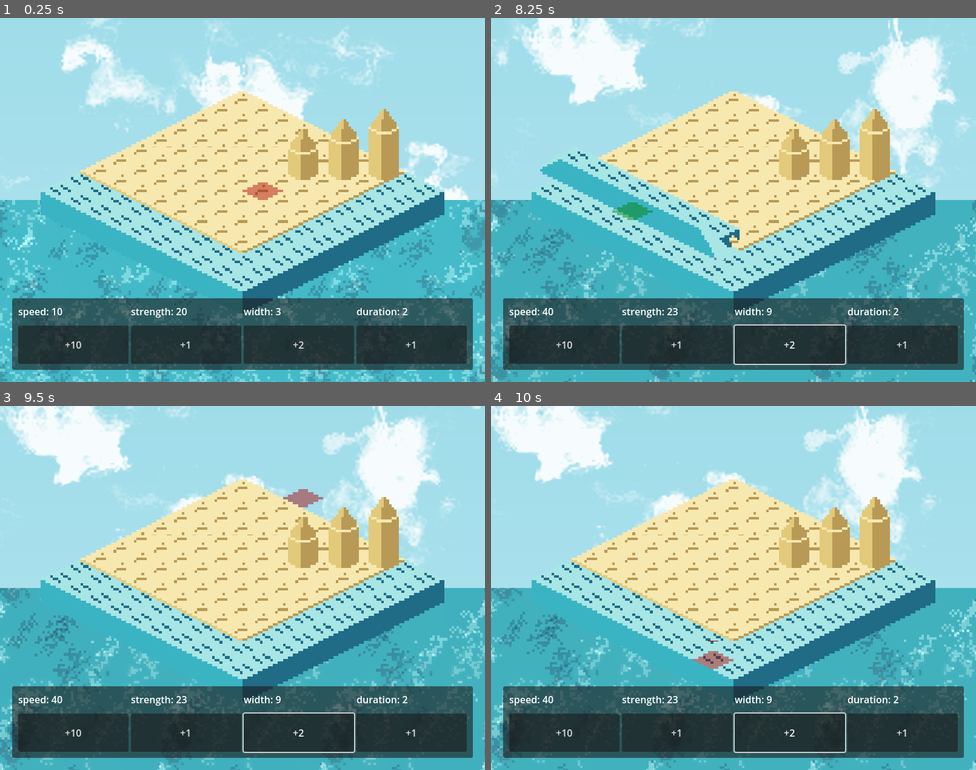
Above: before the commit, frames 1-4 (two rows, left to right).
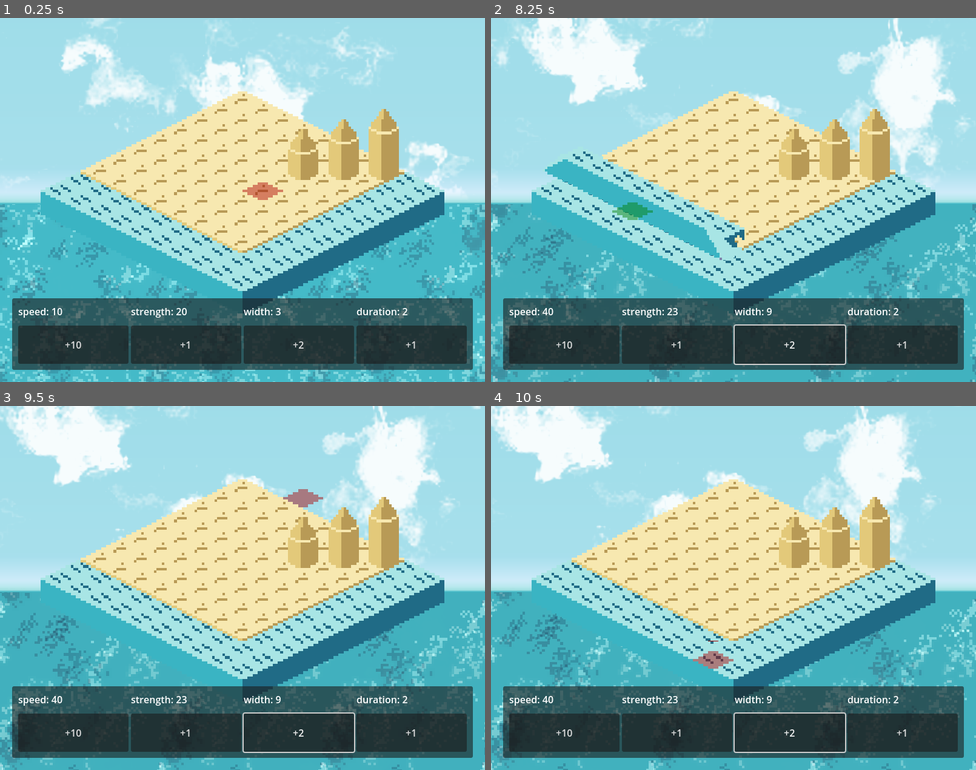
Above: after the commit, the same moments.

Repository: macmist/game-off-2025-waves
Game: Godot game, scene res://scene.tscn
The game is run twice, just before and just after one commit, with the same random seed, the same clock (stepped at 60 frames per second) and the same inputs.
Inputs (mouse positions are in pixels of both pictures, inside the frame that each line leads up to):
- Up to frame 1 (0.25 s): no input
- Up to frame 2 (8.25 s): click "+10" at 0.5 s; click "+1" at 1.25 s; click "+2" at 2 s; click "+10" at 2.75 s; click "+1" at 3.5 s; click "+2" at 4.25 s; click "+10" at 5 s; click "+1" at 5.75 s; click "+2" at 6.5 s; move the mouse to (840, 181) at 7.27 s; click (840, 181) at 7.42 s; move the mouse to (636, 218) at 8.02 s; click (636, 218) at 8.17 s
- Up to frame 3 (9.5 s): move the mouse to (291, 507) at 8.77 s; click (291, 507) at 8.92 s
- Up to frame 4 (10 s): move the mouse to (709, 660) at 9.52 s; click (709, 660) at 9.67 s

The runs differ from the first frame. In frame 1, 0.7% of the frame differs, in the area x 0-100%, y 34-59%; in frame 2, 2.2%, in the area x 0-100%, y 34-67%; in frame 3, 0.8%; in frame 4, 0.8%.

Commit message:
feat: fixed y ordering + added horizon line

Diff:
--- a/components/towers/tower.gd
+++ b/components/towers/tower.gd
@@ -44,10 +44,10 @@
 	if collisions.size() > 0:
 		var col = collisions[0];
 		var shape = RectangleShape2D.new()
-		shape.size.x = 10
-		shape.size.y = tile_size.y / 2 * (size + 1)
+		shape.size.x = 8
+		shape.size.y = 4
 		col.shape = shape
-		col.position.y = - col.shape.size.y / 2 + tile_size.y
+		col.position.y = 4
 		col.position.x = 0
 		print(col.shape)
 
--- a/components/towers/tower.tscn
+++ b/components/towers/tower.tscn
@@ -7,7 +7,7 @@
 [sub_resource type="RectangleShape2D" id="RectangleShape2D_yfuoc"]
 
 [node name="Tower" type="RigidBody2D"]
-z_index = 2
+z_index = 1
 y_sort_enabled = true
 mass = 0.001
 gravity_scale = 0.0
@@ -18,6 +18,8 @@
 tower_middle = ExtResource("3_7a5un")
 
 [node name="Layers" type="Node2D" parent="."]
+z_index = 1
+z_as_relative = false
 
 [node name="CollisionShape2D" type="CollisionShape2D" parent="."]
 shape = SubResource("RectangleShape2D_yfuoc")
--- a/components/towers/tower_middle.tscn
+++ b/components/towers/tower_middle.tscn
@@ -3,6 +3,9 @@
 [ext_resource type="Texture2D" uid="uid://suk08b7n40vh" path="res://isometrictiles.png" id="1_1kfe4"]
 
 [node name="TowerMiddle" type="Node2D"]
+z_index = 1
+z_as_relative = false
+y_sort_enabled = true
 
 [node name="Sprite2D" type="Sprite2D" parent="."]
 texture_filter = 1
--- a/components/towers/tower_top.tscn
+++ b/components/towers/tower_top.tscn
@@ -3,6 +3,9 @@
 [ext_resource type="Texture2D" uid="uid://suk08b7n40vh" path="res://isometrictiles.png" id="1_yd7hb"]
 
 [node name="TowerTop" type="Node2D"]
+z_index = 1
+z_as_relative = false
+y_sort_enabled = true
 
 [node name="Sprite2D" type="Sprite2D" parent="."]
 texture_filter = 1
--- a/components/waves/Wave.tscn
+++ b/components/waves/Wave.tscn
@@ -4,6 +4,7 @@
 
 [node name="Wave" type="Node2D"]
 z_index = 1
+z_as_relative = false
 y_sort_enabled = true
 position = Vector2(267, 224)
 script = ExtResource("1_qw8cp")
--- a/components/waves/wave_end_NE.tscn
+++ b/components/waves/wave_end_NE.tscn
@@ -19,5 +19,8 @@
 frame = 7
 
 [node name="CollisionPolygon2D" type="CollisionPolygon2D" parent="."]
-position = Vector2(0, 1)
-polygon = PackedVector2Array(0, 6, -6, 3, -6, -5, 0, -8)
+z_index = 1
+z_as_relative = false
+y_sort_enabled = true
+position = Vector2(0, 10)
+polygon = PackedVector2Array(6, -5, 0, -3, -6, -5, 0, -8)
--- a/components/waves/wave_end_NW.tscn
+++ b/components/waves/wave_end_NW.tscn
@@ -19,4 +19,8 @@
 frame = 10
 
 [node name="CollisionPolygon2D" type="CollisionPolygon2D" parent="."]
-polygon = PackedVector2Array(0, 7, 7, 4, 7, -4, 0, -7)
+z_index = 1
+z_as_relative = false
+y_sort_enabled = true
+position = Vector2(0, 9)
+polygon = PackedVector2Array(-6, -4, 0, -2, 6, -4, 0, -7)
--- a/components/waves/wave_generator.gd
+++ b/components/waves/wave_generator.gd
@@ -15,6 +15,7 @@
 @export var offset: Vector2 = Vector2(0, 0)
 @export var collision_width: float = 16.0 # tweakable collision thickness
 @export var base_wave: PackedScene
+@onready var level_generator: TileMapLayer = $"../LevelGenerator"
 
 var wave_size: int = 1
 
@@ -61,7 +62,7 @@
 	wave.distance = Game.duration.current
 	wave.speed = Game.speed.current
 
-	get_tree().root.add_child(wave)
+	level_generator.add_child(wave) # we instantiate everything on the level generator to be able to properly order by y index
 
 
 func _on_button_pressed() -> void:
--- a/components/waves/wave_middle.tscn
+++ b/components/waves/wave_middle.tscn
@@ -19,5 +19,6 @@
 frame = 4
 
 [node name="CollisionPolygon2D" type="CollisionPolygon2D" parent="."]
-position = Vector2(0, 4)
-polygon = PackedVector2Array(0, 3, 7, 0, 7, -8, 0, -11, -7, -8, -7, 0)
+z_index = 1
+position = Vector2(0, 13)
+polygon = PackedVector2Array(-6, -8, 0, -6, 6, -8, 0, -11)
--- a/components/waves/wave_part.tscn
+++ b/components/waves/wave_part.tscn
@@ -3,6 +3,9 @@
 [ext_resource type="Script" path="res://components/waves/wave_part.gd" id="1_aqe8p"]
 
 [node name="WavePart" type="RigidBody2D"]
+z_index = 1
+z_as_relative = false
+y_sort_enabled = true
 collision_layer = 2
 freeze = true
 freeze_mode = 1
--- a/components/waves/wave_start_NE.tscn
+++ b/components/waves/wave_start_NE.tscn
@@ -19,4 +19,8 @@
 frame = 8
 
 [node name="CollisionPolygon2D" type="CollisionPolygon2D" parent="."]
-polygon = PackedVector2Array(0, -1, 0, 7, -4, 5, -6, 4)
+z_index = 1
+z_as_relative = false
+y_sort_enabled = true
+position = Vector2(0, 13)
+polygon = PackedVector2Array(-6, -8, 0, -6, 6, -8, 0, -11)
--- a/components/waves/wave_start_NW.tscn
+++ b/components/waves/wave_start_NW.tscn
@@ -19,4 +19,8 @@
 frame = 9
 
 [node name="CollisionPolygon2D" type="CollisionPolygon2D" parent="."]
-polygon = PackedVector2Array(0, 7, 6, 4, 0, -1)
+z_index = 1
+z_as_relative = false
+y_sort_enabled = true
+position = Vector2(0, 13)
+polygon = PackedVector2Array(-6, -8, 0, -6, 6, -8, 0, -11)
--- a/level_generator.gd
+++ b/level_generator.gd
@@ -4,6 +4,7 @@
 @export var size: int = 15
 @onready var camera: Camera2D = $Camera
 @export var ocean_sprite: Sprite2D
+@export var horizon: Sprite2D
 
 var water_atlas = Vector2(0, 1)
 var land_atlas = Vector2(0, 0)
@@ -63,6 +64,7 @@
 	add_child(tower)
 
 
+
 func _ready() -> void:
 	var data = read_level("res://levels/level_0.txt")
 	generate_floor(data)
@@ -78,6 +80,7 @@
 	var center_h = Vector2(width / 2, height / 2)
 	var h = to_global(map_to_local(center_h))
 	ocean_sprite.global_position.y = h.y
+	horizon.global_position.y = h.y - horizon.transform.get_scale().y / 3
 
 func center_and_zoom(dict: Dictionary):
 	if !dict.has("width") || !dict.has("height") || !dict.has("tiles"):
--- a/level_generator.tscn
+++ b/level_generator.tscn
@@ -4,6 +4,7 @@
 [ext_resource type="Script" path="res://level_generator.gd" id="1_vbcl3"]
 
 [node name="LevelGenerator" type="TileMapLayer"]
+y_sort_enabled = true
 texture_filter = 1
 tile_set = ExtResource("1_t1fwp")
 script = ExtResource("1_vbcl3")
--- a/marker.gd
+++ b/marker.gd
@@ -19,7 +19,7 @@
 func _input(event: InputEvent) -> void:
 	if event is InputEventMouseButton and event.is_pressed() and event.button_index == MOUSE_BUTTON_LEFT && current_tile_type.contains("border"):
 		var direction = WaveGenerator.DIRECTION.NORTH_WEST if current_tile_type.contains("NW") else WaveGenerator.DIRECTION.NORTH_EAST
-		tile_clicked.emit(global_position + Vector2(0, -4), direction)
+		tile_clicked.emit(global_position + Vector2(2, -4), direction) # centering the tile
 
 func snap_to_grid(pos: Vector2) -> Vector2:
 	var half_tile = tile_size * 0.5
--- a/scene.tscn
+++ b/scene.tscn
@@ -9,6 +9,17 @@
 [ext_resource type="Script" path="res://floor_map.gd" id="3_g1yog"]
 [ext_resource type="Script" path="res://marker.gd" id="4_xi07p"]
 [ext_resource type="PackedScene" uid="uid://b6d2tew8sdhk7" path="res://level_generator.tscn" id="7_aiebb"]
+
+[sub_resource type="Gradient" id="Gradient_7ofga"]
+offsets = PackedFloat32Array(0, 0.665306, 0.934694, 0.995918)
+colors = PackedColorArray(0.87451, 0.945098, 1, 0, 0.87451, 0.945098, 1, 0.666667, 0.658824, 0.898039, 0.898039, 1, 0.227451, 0.705882, 0.764706, 1)
+
+[sub_resource type="GradientTexture2D" id="GradientTexture2D_ponaf"]
+gradient = SubResource("Gradient_7ofga")
+
+[sub_resource type="CanvasTexture" id="CanvasTexture_7o5go"]
+specular_color = Color(0.231373, 0.545098, 0.647059, 1)
+texture_filter = 1
 
 [node name="root" type="Node2D"]
 
@@ -61,8 +72,26 @@
 script = ExtResource("4_xi07p")
 floor_map = NodePath("../LevelGenerator")
 
-[node name="LevelGenerator" parent="." node_paths=PackedStringArray("ocean_sprite") instance=ExtResource("7_aiebb")]
+[node name="Horizon" type="Sprite2D" parent="."]
+position = Vector2(513.999, -24.8881)
+rotation = 1.5708
+scale = Vector2(0.222248, 16.0592)
+texture = SubResource("GradientTexture2D_ponaf")
+
+[node name="LevelGenerator" parent="." node_paths=PackedStringArray("ocean_sprite", "horizon") instance=ExtResource("7_aiebb")]
 position = Vector2(124, 73)
 ocean_sprite = NodePath("../Ocean")
+horizon = NodePath("../Horizon")
+
+[node name="ParallaxBackground" type="ParallaxBackground" parent="."]
+
+[node name="ParallaxLayer" type="ParallaxLayer" parent="ParallaxBackground"]
+motion_scale = Vector2(0.1, 0.1)
+
+[node name="Sprite2D" type="Sprite2D" parent="ParallaxBackground/ParallaxLayer"]
+texture_filter = 1
+position = Vector2(218.75, 0.25)
+scale = Vector2(438.5, 1.5)
+texture = SubResource("CanvasTexture_7o5go")
 
 [connection signal="tile_clicked" from="Marker" to="WaveGenerator" method="_on_marker_tile_clicked"]
Not shown: 1 places in scene.tscn that only renumber resources
